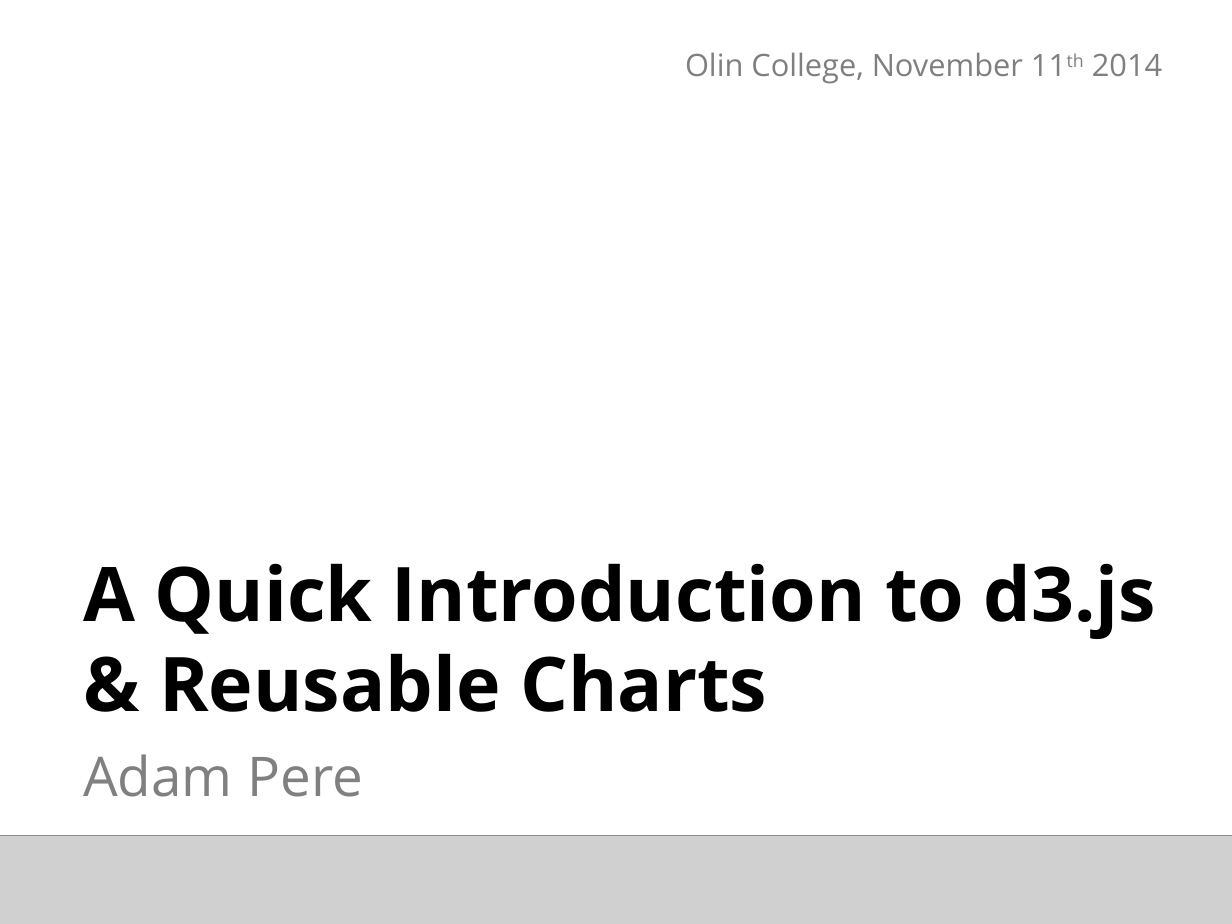
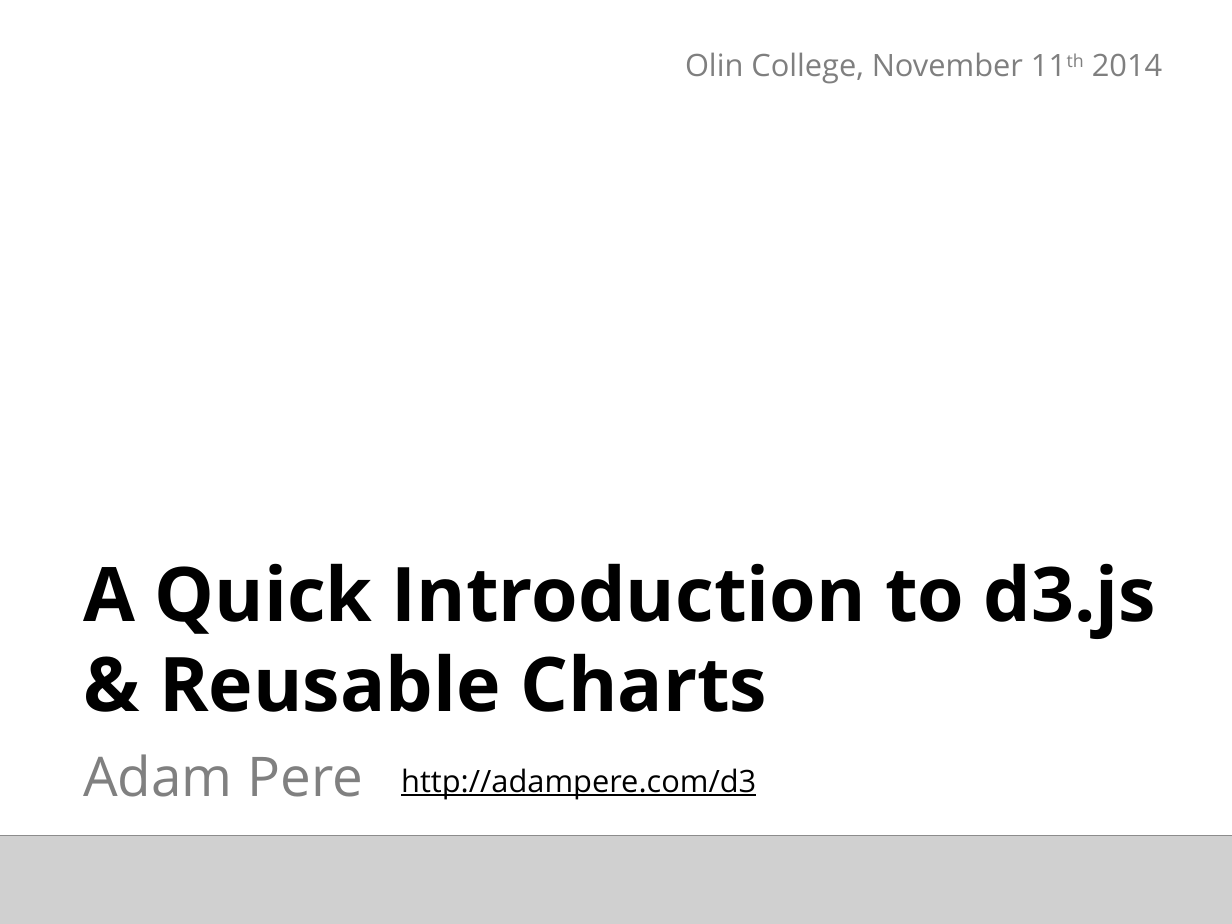
Before and after one commit to apere/d3-Lecture, a slide deck: slide 1 of d3_presentation_pere.pptx. Drawn at 1232x924 pixels with LibreOffice and Linux fonts; fonts in the diff are those of the drawing; grey boxes stand for pictures. Boxes give left, top, right and bottom in pixels: in the first picture for what was removed or moved away, otherwise in the second. Text is boxed around its words. In the diff, an @@ line names an element or a change of style, - is before the commit and + after.

```diff
--- a/d3_presentation_pere.pptx
+++ b/d3_presentation_pere.pptx
@@ text added at [401, 768, 756, 800], 18 pt, text #000000, underline @@
+http://adampere.com/d3
```
Also in this commit, not shown: 12 other slides changed, 7 other files.
